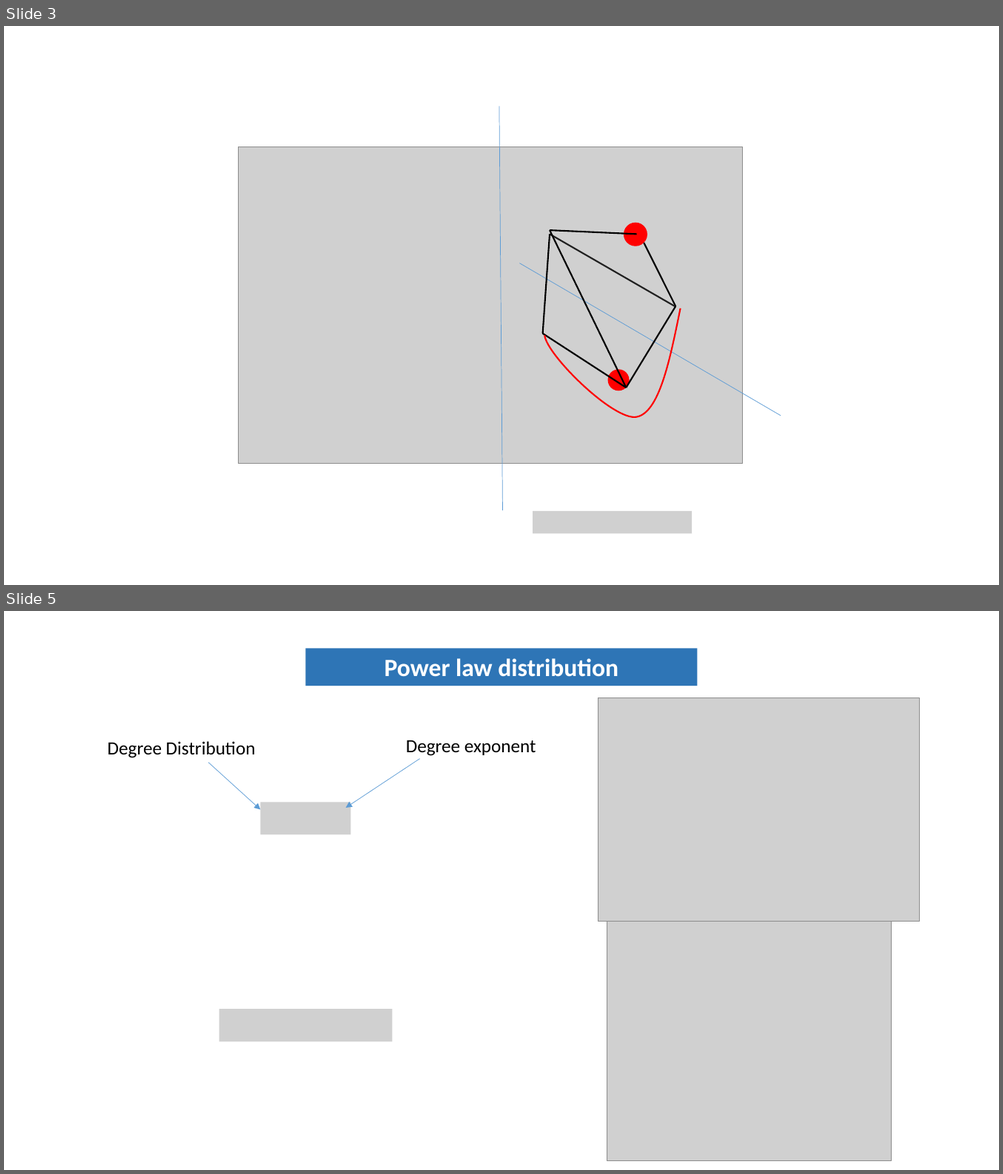
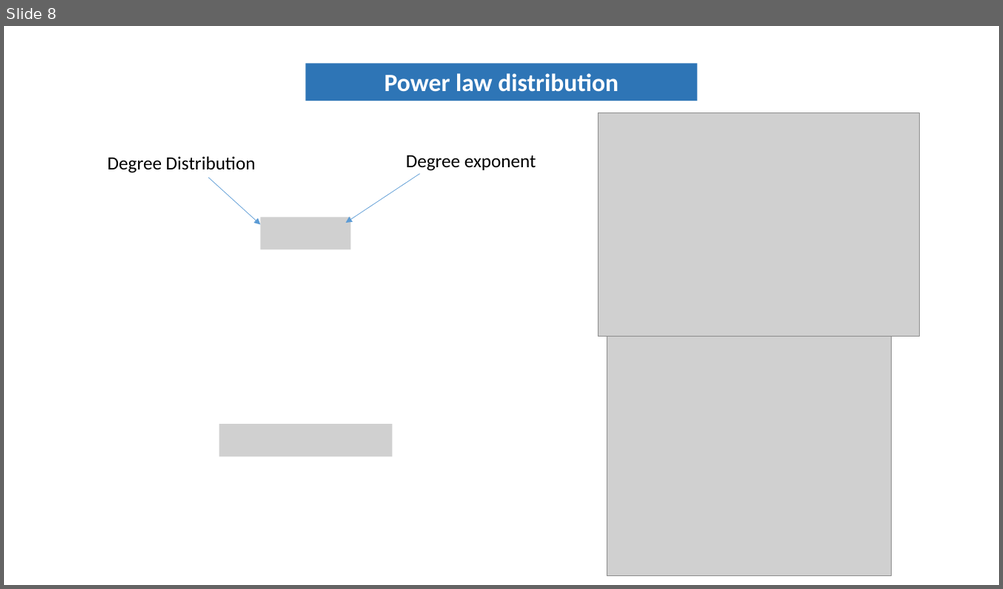
Before and after one commit to tahmidurrafid/generating-Planar-Graph, a slide deck: presentationFinal.pptx. Shown one above the other, each under a label of ours: slides 3 and 5 before the commit, slide 8 after it; the slides between them are not shown. The pictures are 1003x1174 and 1003x589 pixels, drawn with LibreOffice and Linux fonts; fonts in the diff are those of the drawing; grey boxes stand for pictures. Boxes give left, top, right and bottom in pixels: in the first picture for what was removed or moved away, otherwise in the second. Text is boxed around its words. In the diff, an @@ line names an element or a change of style, - is before the commit and + after.

```diff
--- a/presentationFinal.pptx
+++ b/presentationFinal.pptx
@@ slide 3 removed at (4,26,999,585), background #FFFFFF @@
@@ line removed from (499, 107) to (503, 511) @@
@@ picture removed at (239,147,742,463) @@
@@ picture removed at (514,180,533,212) @@
@@ picture removed at (646,192,666,225) @@
@@ ellipse removed at (623,223,647,247) @@
@@ line removed from (543, 333) to (549, 234) @@
@@ line removed from (549, 230) to (637, 234) @@
@@ line removed from (674, 306) to (549, 234) @@
@@ line removed from (549, 230) to (626, 388) @@
@@ line removed from (643, 243) to (675, 306) @@
@@ line removed from (520, 264) to (781, 416) @@
@@ picture removed at (700,289,719,322) @@
@@ freeform shape removed at (544,309,680,417) @@
@@ line removed from (626, 388) to (675, 306) @@
@@ line removed from (543, 333) to (626, 388) @@
@@ picture removed at (518,345,538,378) @@
@@ ellipse removed at (608,370,629,392) @@
@@ picture removed at (651,391,670,423) @@
@@ picture removed at (532,511,691,534) @@
@@ what was slide 5 is now slide 8 @@
```
Also in this commit, not shown: 1 slide changed, 11 slides added, 8 other slides removed.
